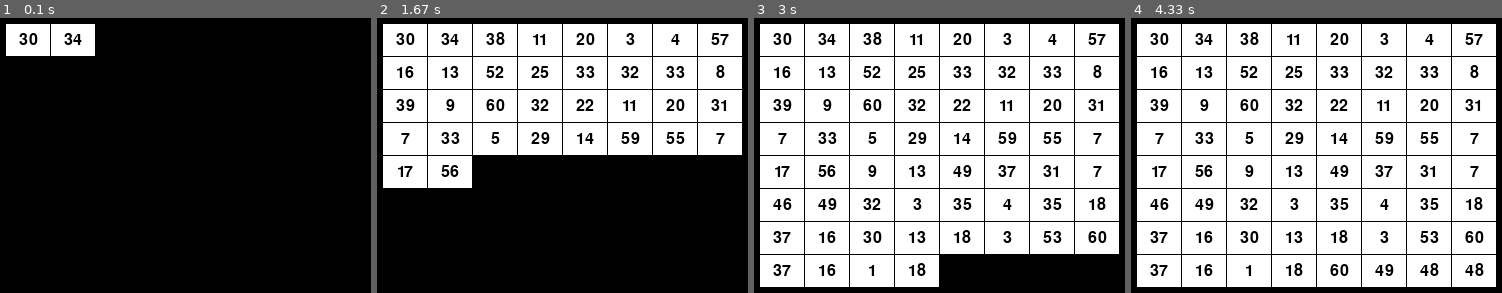
Above: before the commit, frames 1-4 (left to right).
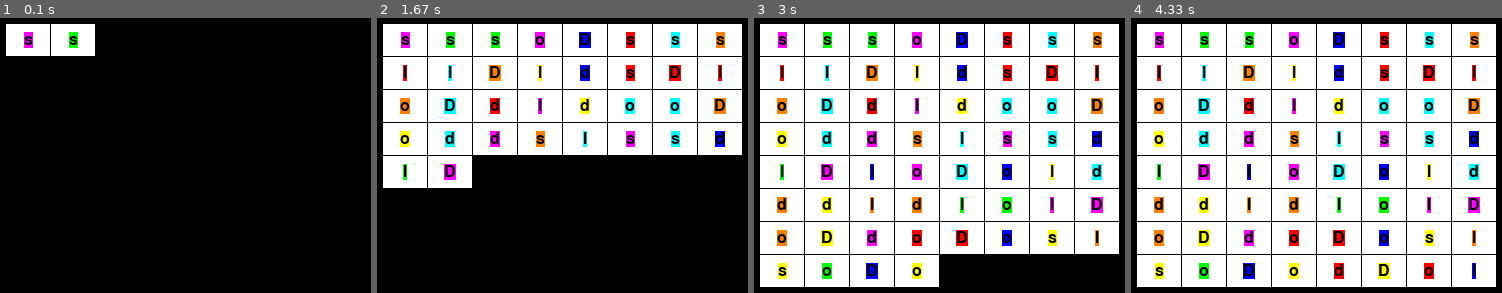
Above: after the commit, the same moments.

Repository: ferguslesley/HomeEd
Game: pygame game, started from Pygame/Memory Game.py
The game is run twice, just before and just after one commit, with the same random seed, the same clock (stepped at 60 frames per second) and the same inputs. The source is Python 2; it was converted automatically to run under Python 3.
Inputs:
- Up to frame 1 (0.1 s): no input
- Up to frame 2 (1.67 s): no input
- Up to frame 3 (3 s): no input
- Up to frame 4 (4.33 s): no input

The runs differ from the first frame. In frame 1, 0.4% of the frame differs, in the area x 5-23%, y 5-11%; in frame 2, 6.2%; in frame 3, 11%; in frame 4, 12%, in the area x 5-96%, y 5-95%.

Commit message:
Changed Grid function

Diff:
--- a/Pygame/Memory Game.py
+++ b/Pygame/Memory Game.py
@@ -3,6 +3,7 @@
 import pygame, sys
 from pygame.locals import *
 import time
+from random import random, shuffle
 
 SCREENW = 400
 SCREENH = 300
@@ -18,6 +19,32 @@
 
 WHITE = (255, 255, 255)
 BLACK = (  0,   0,   0)
+#            R    G    B
+GRAY     = (100, 100, 100)
+NAVYBLUE = ( 60,  60, 100)
+WHITE    = (255, 255, 255)
+RED      = (255,   0,   0)
+GREEN    = (  0, 255,   0)
+BLUE     = (  0,   0, 255)
+YELLOW   = (255, 255,   0)
+ORANGE   = (255, 128,   0)
+PURPLE   = (255,   0, 255)
+CYAN     = (  0, 255, 255)
+
+BGCOLOR = NAVYBLUE
+LIGHTBGCOLOR = GRAY
+BOXCOLOR = WHITE
+HIGHLIGHTCOLOR = BLUE
+
+DONUT = 'd'
+SQUARE = 's'
+DIAMOND = 'D'
+LINES = 'l'
+OVAL = 'o'
+
+ALLCOLOURS = (RED, GREEN, BLUE, YELLOW, ORANGE, PURPLE, CYAN)
+ALLSHAPES = (DONUT, SQUARE, DIAMOND, LINES, OVAL)
+assert len(ALLCOLOURS) * len(ALLSHAPES) * 2 >= ROWS * COLS, "Board is too big for the number of shapes/colors defined."
 
 #################################################
 # drawcell - draw the cell and fill it with a number
@@ -26,8 +53,10 @@
     rect = cellrect(row, column)
     pygame.draw.rect(DISPLAYSURF, WHITE, rect)
     # ... and fill it!
-    cell_text = "{}".format(content)
-    textSurfaceObj = fontObj.render(cell_text, True, BLACK, WHITE)
+    shape = content[0]
+    colour = content[1]
+    cell_text = shape  #"{}".format(content)
+    textSurfaceObj = fontObj.render(cell_text, True, BLACK, colour)
     textRectObj = textSurfaceObj.get_rect()
     textRectObj.center = rect.center
     DISPLAYSURF.blit(textSurfaceObj, textRectObj)
@@ -44,23 +73,33 @@
 # build_grid - set up the grid data
 
 def build_grid(rows, cols):
+#build a list of all shape/colour combinations
+    shapecolours = []
+    for shape in ALLSHAPES:
+        for colour in ALLCOLOURS:
+            shapecolours.append((shape, colour))
+    #get the right ammount of shapes in a random order
+    shuffle(shapecolours)
+    numshapes = int(ROWS * COLS / 2)
+    shapes = shapecolours[:numshapes] * 2
+    shuffle(shapes)
+    #build the grid
     data = []
     for row in range(rows):
         new_row = []
         for column in range(cols):
-            new_row.append(random_between(1,64))
+            new_row.append(shapes.pop())
         data.append(new_row)
     return data
 
 #################################################
 # get a random number in a specified range
-from random import random
+
 def random_between(MIN,MAX) :
     a=int(random() * (MAX - MIN + 1)) + MIN
     return a
+
 #################################################
-
-
 
 
 pygame.init()
